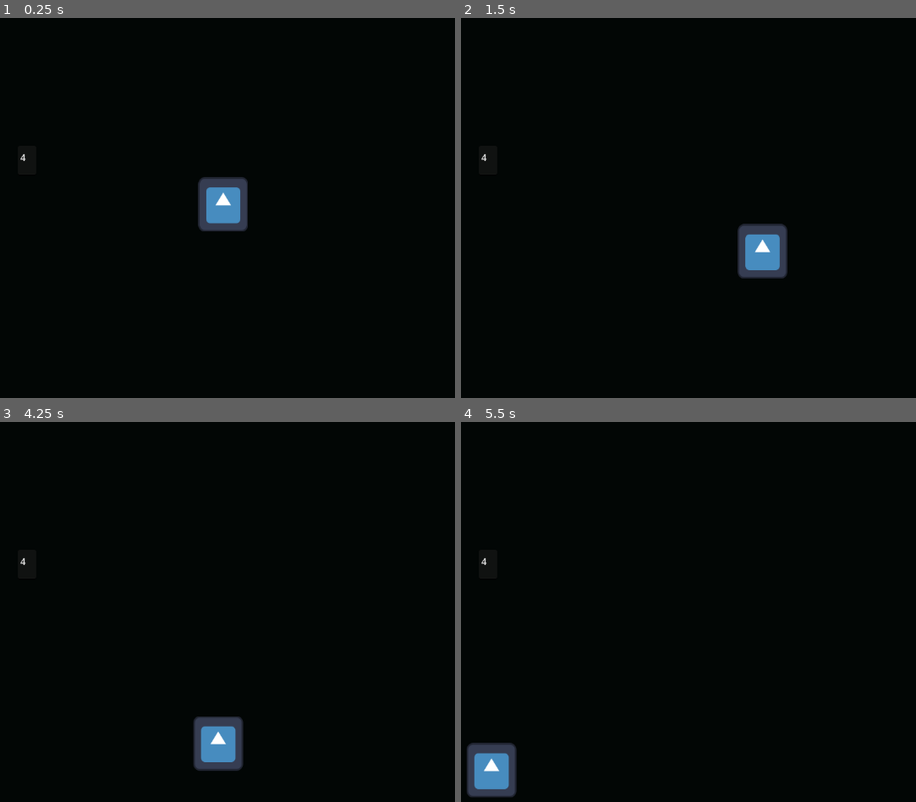
Above: before the commit, frames 1-4 (two rows, left to right).
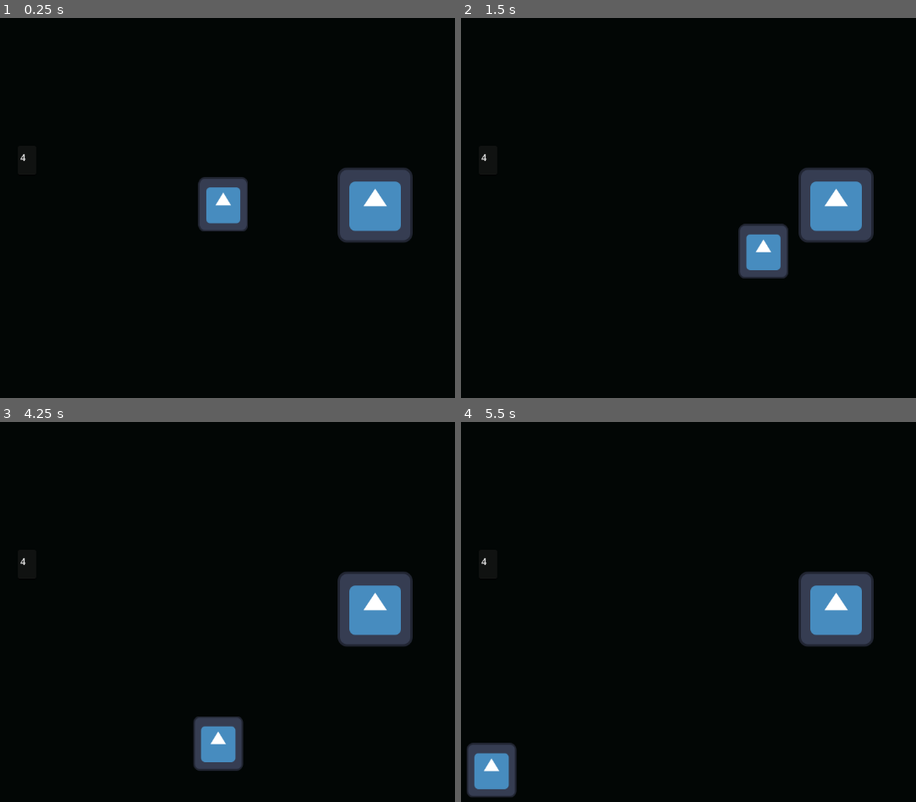
Above: after the commit, the same moments.

Repository: 22ncave/8DIT-Game-Project
Game: Godot game, scene res://scenes/rooms/room_4.tscn
Same seed, same stepped clock (60 frames per second), same inputs: the game is played once before the commit and once after it. This scene is started directly instead of the project's main scene. The engine's default icon, where the game draws it, is replaced by a stand-in: a white triangle on a blue panel in a dark square.
Inputs:
- Up to frame 1 (0.25 s): no input
- Up to frame 2 (1.5 s): tap Enter at 0.5 s; hold D (right) 0.53-1.28 s; tap Space at 1.25 s; hold S (down) from 1.28 s (still down)
- Up to frame 3 (4.25 s): release S (down) at 2.03 s; hold D (right) 2.03-2.78 s; hold W (up) 2.78-3.53 s; tap Enter at 3.5 s; hold A (left) from 3.53 s (still down)
- Up to frame 4 (5.5 s): release A (left) at 5.03 s; hold S (down) from 5.03 s (still down)

The runs differ from the first frame. In frame 1, 3.2% of the frame differs, in the area x 74-91%, y 39-60%; in frame 2, 3.4%, in the area x 60-91%, y 39-69%; in frame 3, 3.2%; in frame 4, 3.2%.

Commit message:
started working on object

Diff:
--- /dev/null
+++ b/the-observer/scenes/objects/tree_object.tscn
@@ -0,0 +1,19 @@
+[gd_scene format=3 uid="uid://b1ipyqk1kyhj1"]
+
+[ext_resource type="Texture2D" uid="uid://b84nwegnytgwg" path="res://icon.svg" id="1_xw8pq"]
+
+[sub_resource type="CircleShape2D" id="CircleShape2D_hphsv"]
+radius = 80.50466
+
+[node name="tree_object" type="StaticBody2D" unique_id=1765803712]
+
+[node name="Sprite2D" type="Sprite2D" parent="." unique_id=1899886949]
+texture = ExtResource("1_xw8pq")
+
+[node name="CollisionShape2D" type="CollisionShape2D" parent="." unique_id=1986341097]
+shape = SubResource("CircleShape2D_hphsv")
+
+[node name="NavigationObstacle2D" type="NavigationObstacle2D" parent="." unique_id=1903147034]
+vertices = PackedVector2Array(-2, -82, 20, -78, 42, -69, 59, -56, 70, -41, 79, -21, 81, 0, 79, 21, 71, 41, 58, 58, 40, 71, 20, 79, -2, 82, -23, 77, -44, 69, -57, 58, -70, 41, -80, 19, -82, -2, -78, -24, -70, -43, -56, -60, -40, -71, -22, -78)
+affect_navigation_mesh = true
+avoidance_enabled = false
--- a/the-observer/scenes/rooms/room_4.tscn
+++ b/the-observer/scenes/rooms/room_4.tscn
@@ -5,14 +5,12 @@
 [ext_resource type="PackedScene" uid="uid://bhixvpk506kjs" path="res://scenes/door.tscn" id="3_8h73v"]
 [ext_resource type="PackedScene" uid="uid://bg7fi3nwqs56j" path="res://scenes/wall.tscn" id="4_u8vhm"]
 [ext_resource type="PackedScene" uid="uid://dyesxlc85kkd3" path="res://scenes/monster.tscn" id="5_4ssin"]
+[ext_resource type="PackedScene" uid="uid://b1ipyqk1kyhj1" path="res://scenes/objects/tree_object.tscn" id="6_nvm38"]
 
 [sub_resource type="NavigationPolygon" id="NavigationPolygon_nvm38"]
-vertices = PackedVector2Array(1136.0703, 14.8828125, 1140.9219, 632.97656, 924.5, 346.57813, 906.9375, 219.47656, 8.09375, 2.109375, 776.8828, 189.52344, 679.2578, 231.25, 13.8984375, 631.0078, 660.3906, 363.0703, 857.78906, 429.6172, 740.7969, 442.46094)
-polygons = Array[PackedInt32Array]([PackedInt32Array(0, 1, 2, 3), PackedInt32Array(4, 0, 3, 5), PackedInt32Array(4, 5, 6), PackedInt32Array(7, 4, 6, 8), PackedInt32Array(9, 2, 1), PackedInt32Array(9, 1, 7, 10), PackedInt32Array(7, 8, 10)])
+vertices = PackedVector2Array(1136.0703, 14.8828125, 1140.9219, 632.97656, 13.8984375, 631.0078, 8.09375, 2.109375)
+polygons = Array[PackedInt32Array]([PackedInt32Array(0, 1, 2, 3)])
 outlines = Array[PackedVector2Array]([PackedVector2Array(-2, -8, 1146, 5, 1151, 643, 4, 641)])
-
-[sub_resource type="CircleShape2D" id="CircleShape2D_tfhis"]
-radius = 82.02438
 
 [node name="room_4" type="Node2D" unique_id=540042818]
 script = ExtResource("1_yf4pg")
@@ -55,11 +53,5 @@
 position = Vector2(999, 496)
 player = NodePath("../Player")
 
-[node name="StaticBody2D" type="StaticBody2D" parent="." unique_id=245921804]
-position = Vector2(791, 318)
-
-[node name="CollisionShape2D" type="CollisionShape2D" parent="StaticBody2D" unique_id=1377493675]
-position = Vector2(0, 2)
-shape = SubResource("CircleShape2D_tfhis")
-
-[node name="NavigationObstacle2D" type="NavigationObstacle2D" parent="StaticBody2D" unique_id=694144981]
+[node name="tree_object" parent="." unique_id=1765803712 instance=ExtResource("6_nvm38")]
+position = Vector2(791, 319)
--- a/the-observer/scripts/globals.gd
+++ b/the-observer/scripts/globals.gd
@@ -20,12 +20,11 @@
 		door_x = 50
 		door_y = 332
 	elif tag == "e":
-		door_x = 1150
+		door_x = 1100
 		door_y = 332
 
 func monster_anger():
 	monster_agro = 3
-	print(monster_agro)
 
 func agro_check():
 	if monster_agro > 0:
@@ -40,7 +39,6 @@
 			monster_room = randi_range(2,9)
 			if monster_room == player_room:
 				monster_working = true
-				print("yo")
 		time_passed = 0.0
 
 const room_1 = preload("res://scenes/rooms/room_1.tscn")
--- a/the-observer/scripts/level.gd
+++ b/the-observer/scripts/level.gd
@@ -1,15 +1,15 @@
 extends Node2D
 
-var spawn = true
+var mon_spawn = true
 
 func _physics_process(delta: float) -> void:
 
 	if Globals.monster_working == true:
 		$monster.visible = true
 		$monster.process_mode = Node.PROCESS_MODE_INHERIT
-		if spawn == true:
+		if mon_spawn == true:
 			$monster.global_position = Vector2(Globals.door_x,Globals.door_y)
-			spawn = false
+			mon_spawn = false
 # Called when the node enters the scene tree for the first time.
 func _ready() -> void:
 	$monster.visible = false
